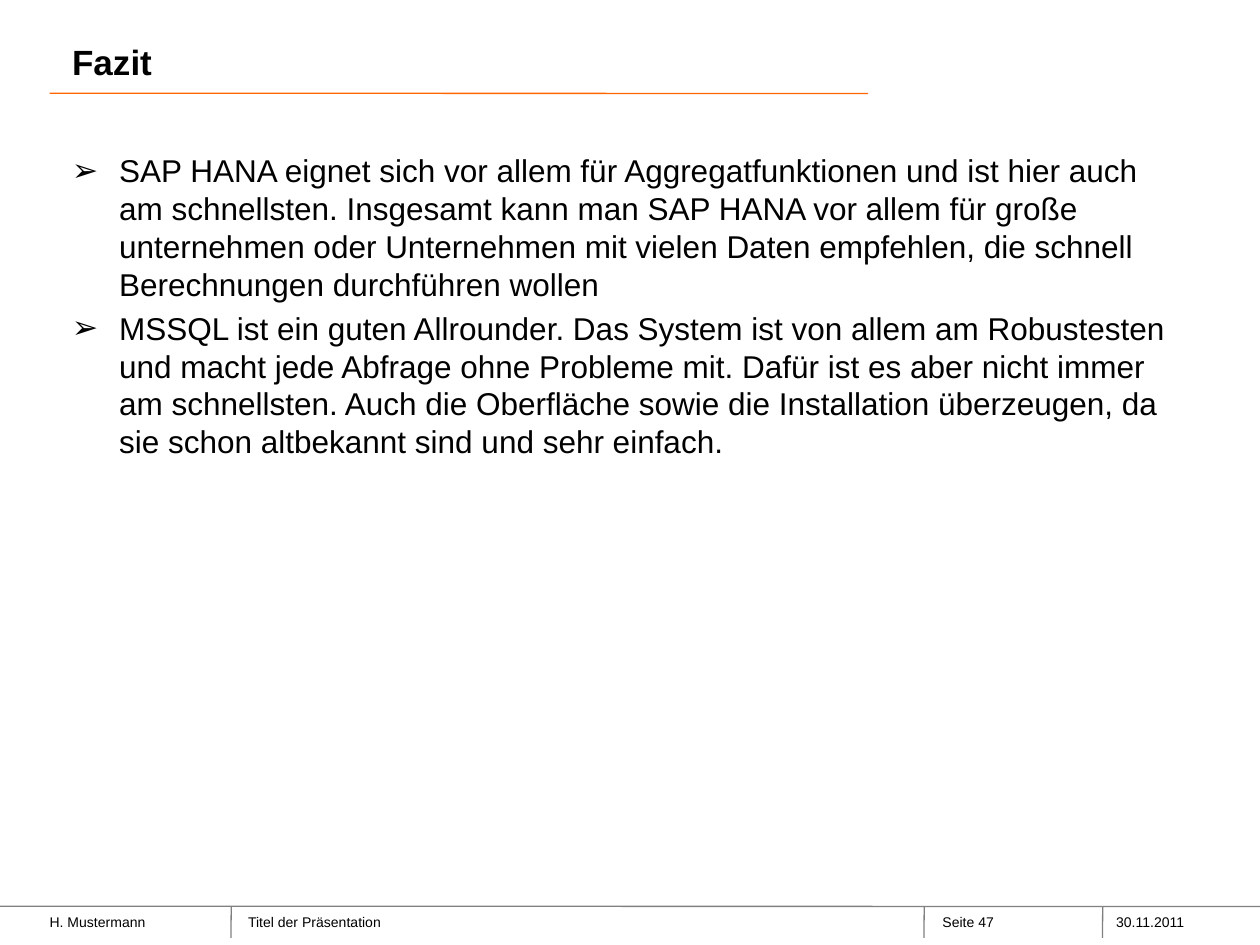
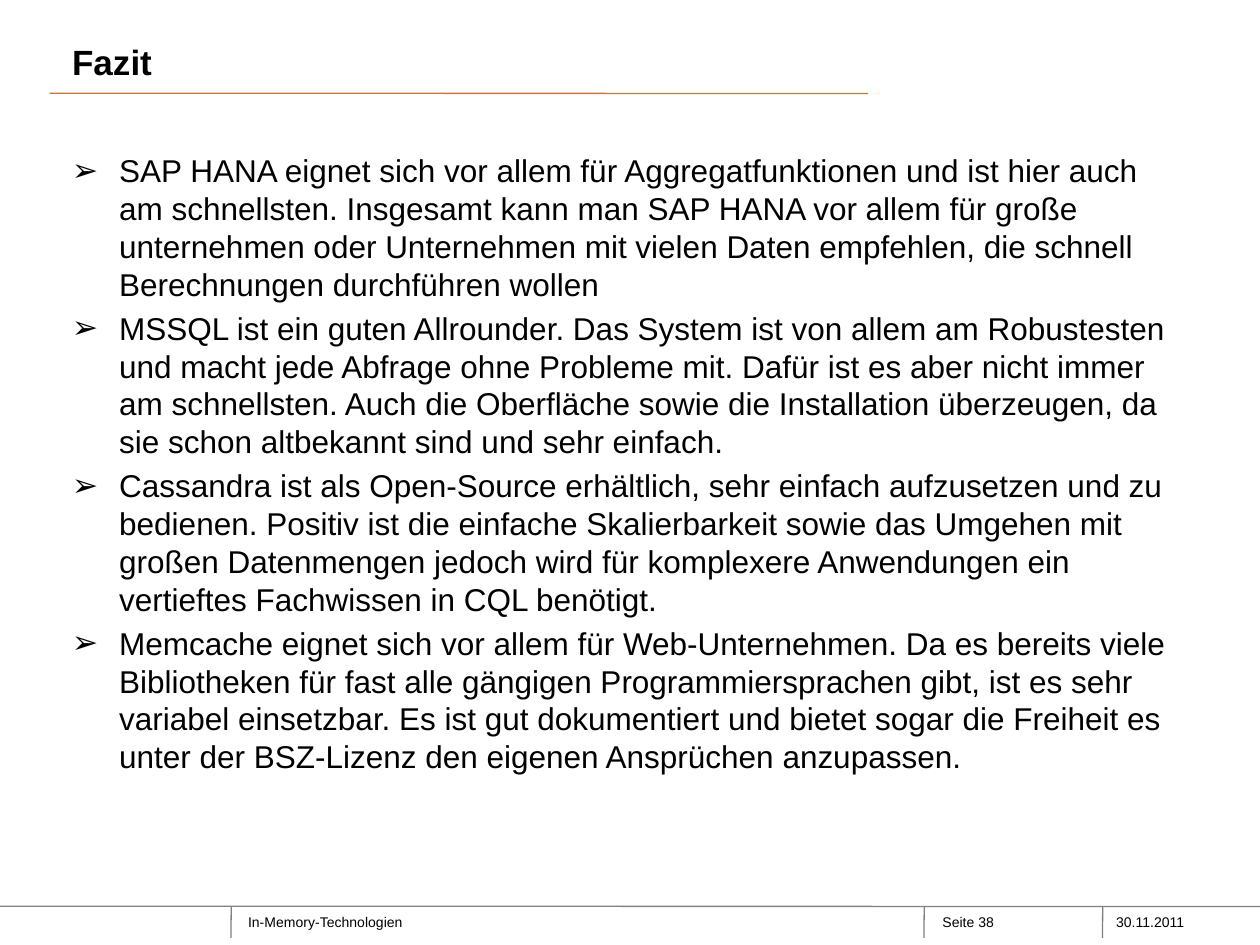
Before and after one commit to Philwi/ProjektseminarInMemory, a slide deck: slide 38 of SAPHana-Neueste überarbeitet.pptx (slide 47 before the commit). Drawn at 1260x945 pixels with LibreOffice and Linux fonts; fonts in the diff are those of the drawing; background and template pictures are left out. Boxes give left, top, right and bottom in pixels: in the first picture for what was removed or moved away, otherwise in the second. Text is boxed around its words. In the diff, an @@ line names an element or a change of style, - is before the commit and + after.

```diff
--- a/SAPHana-Neueste überarbeitet.pptx
+++ b/SAPHana-Neueste überarbeitet.pptx
@@ text at bbox=[119, 474, 1165, 774]: paragraphs added @@
+➢ Cassandra ist als Open-Source erhältlich, sehr einfach aufzusetzen und zu bedienen. Positiv ist die einfache Skalierbarkeit sowie das Umgehen mit großen Datenmengen jedoch wird für komplexere Anwendungen ein vertieftes Fachwissen in CQL benötigt.
+➢ Memcache eignet sich vor allem für Web-Unternehmen. Da es bereits viele Bibliotheken für fast alle gängigen Programmiersprachen gibt, ist es sehr variabel einsetzbar. Es ist gut dokumentiert und bietet sogar die Freiheit es unter der BSZ-Lizenz den eigenen Ansprüchen anzupassen.
@@ text removed at bbox=[50, 917, 145, 927] @@
-H. Mustermann
@@ text at bbox=[248, 917, 402, 930]: text changed @@
-Titel der Präsentation
+In-Memory-Technologien
@@ page number at bbox=[942, 917, 994, 927]: text changed @@
-Seite 47
+Seite 38
```
Also in this commit, not shown: 31 other slides changed, 7 slides added, 16 slides removed.
